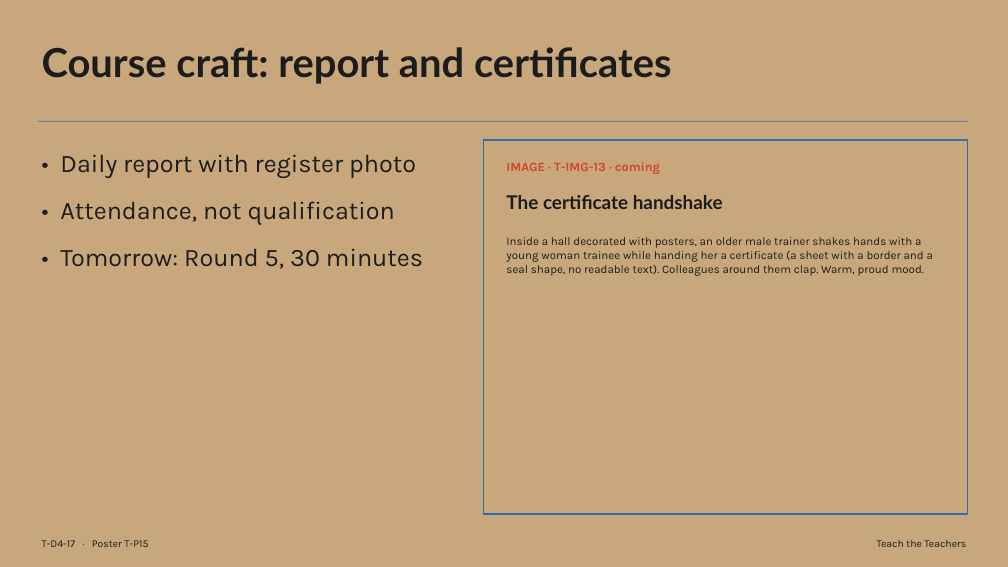
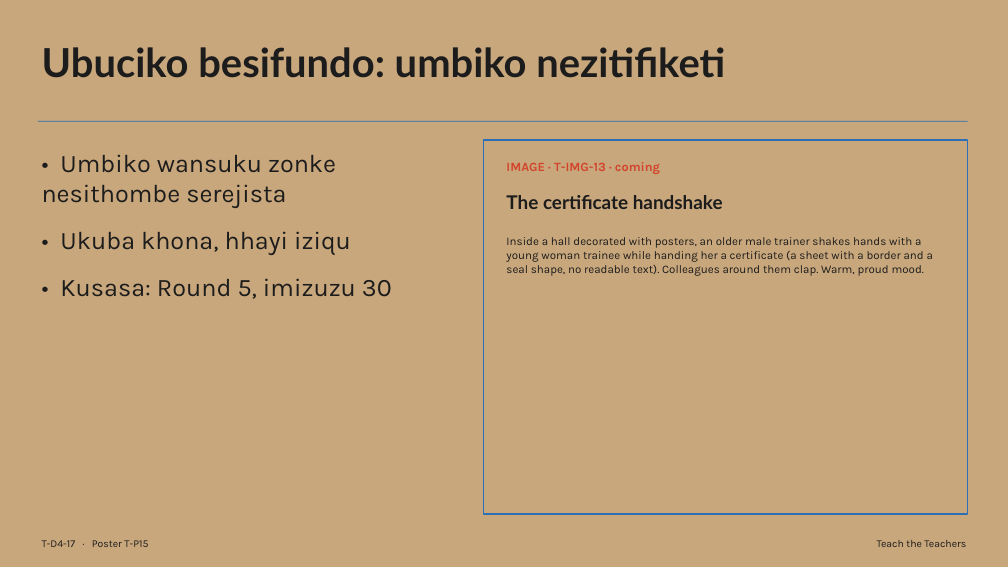
Before and after one commit to rorymclark-prog/ImbewuField, a slide deck: slide 17 of courses/build/teach-the-teachers/T-D4.zu.pptx. Drawn at 1008x567 pixels with LibreOffice and Linux fonts; fonts in the diff are those of the drawing. Boxes give left, top, right and bottom in pixels: in the first picture for what was removed or moved away, otherwise in the second. Text is boxed around its words. In the diff, an @@ line names an element or a change of style, - is before the commit and + after.

```diff
--- a/courses/build/teach-the-teachers/T-D4.zu.pptx
+++ b/courses/build/teach-the-teachers/T-D4.zu.pptx
@@ text at (42,47,725,78): text changed @@
-Course craft: report and certificates
+Ubuciko besifundo: umbiko nezitifiketi
@@ text at (42,155,392,299): text changed @@
-• Daily report with register photo
-• Attendance, not qualification
-• Tomorrow: Round 5, 30 minutes
+• Umbiko wansuku zonke nesithombe serejista
+• Ukuba khona, hhayi iziqu
+• Kusasa: Round 5, imizuzu 30
```
Also in this commit, not shown: 16 other slides changed, 38 other files.
